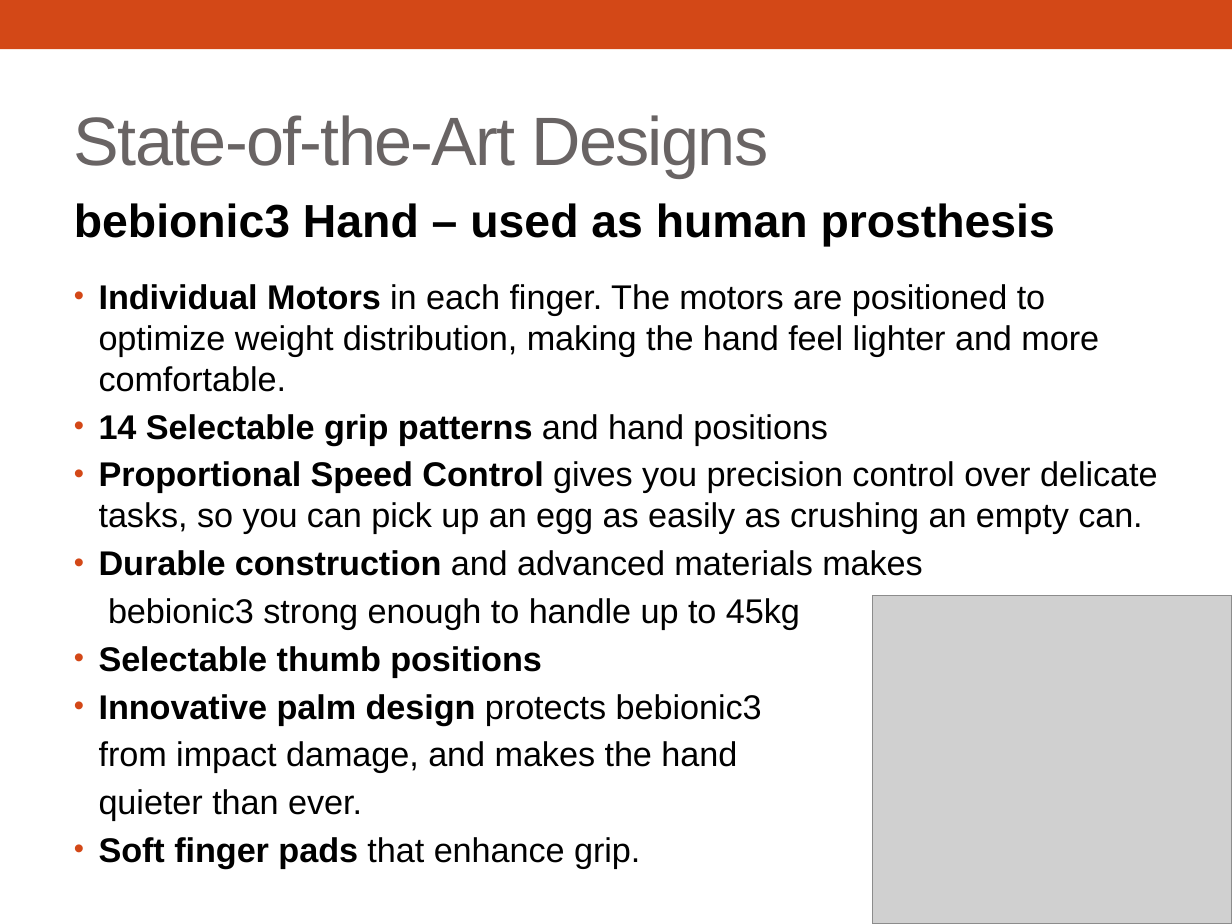
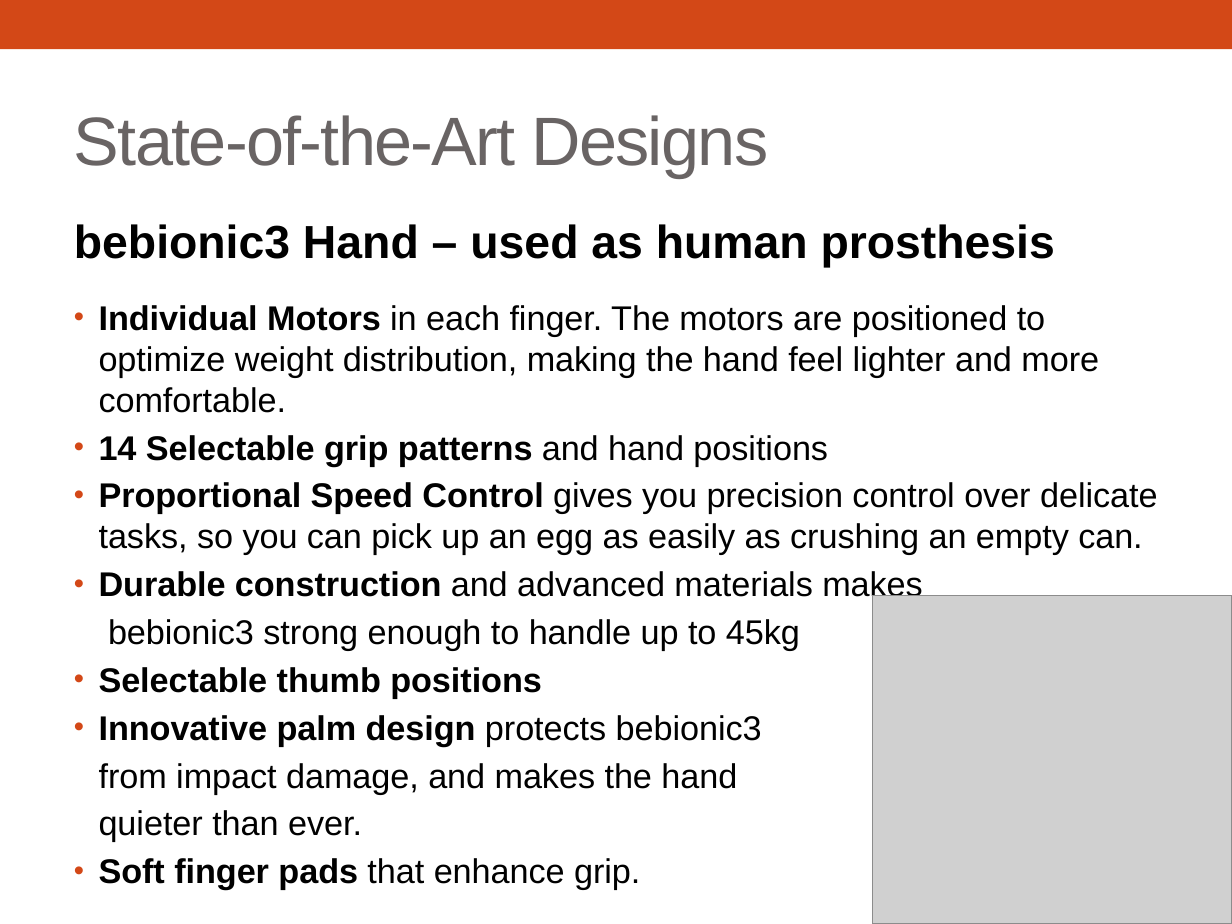
Before and after one commit to 3D-Printed-Granular-Jamming-Hand/3d-printed-granular-jamming-hand, a slide deck: slide 4 of ProgressReports/Presentation 1 Segments/3d-Printed Granular Jamming Hand.pptx (slide 2 before the commit). Drawn at 1232x924 pixels with LibreOffice and Linux fonts; fonts in the diff are those of the drawing; grey boxes stand for pictures. Boxes give left, top, right and bottom in pixels: in the first picture for what was removed or moved away, otherwise in the second. Text is boxed around its words. In the diff, an @@ line names an element or a change of style, - is before the commit and + after.

```diff
--- a/ProgressReports/Presentation 1 Segments/3d-Printed Granular Jamming Hand.pptx
+++ b/ProgressReports/Presentation 1 Segments/3d-Printed Granular Jamming Hand.pptx
@@ text "bebionic3 Hand – used as ...": place and size @@
-text "bebionic3 Hand – used as ..." at [74,203,1158,869]
+text "bebionic3 Hand – used as ..." at [74,224,1158,890]
```
Also in this commit, not shown: 4 other slides changed, 2 slides added.
